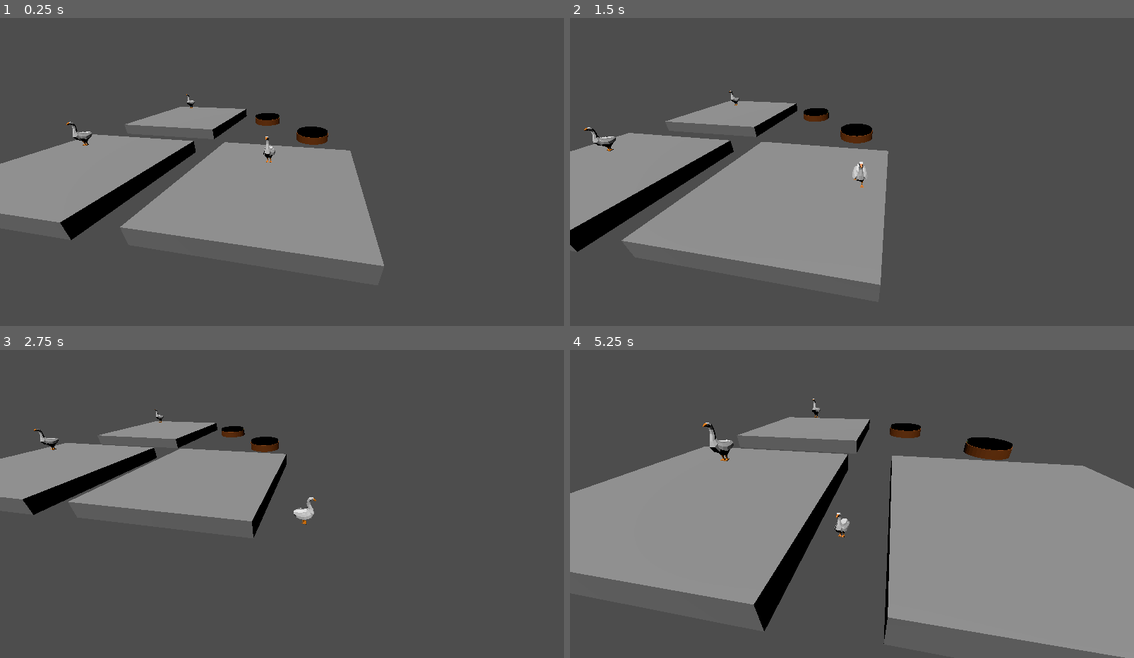
Above: before the commit, frames 1-4 (two rows, left to right).
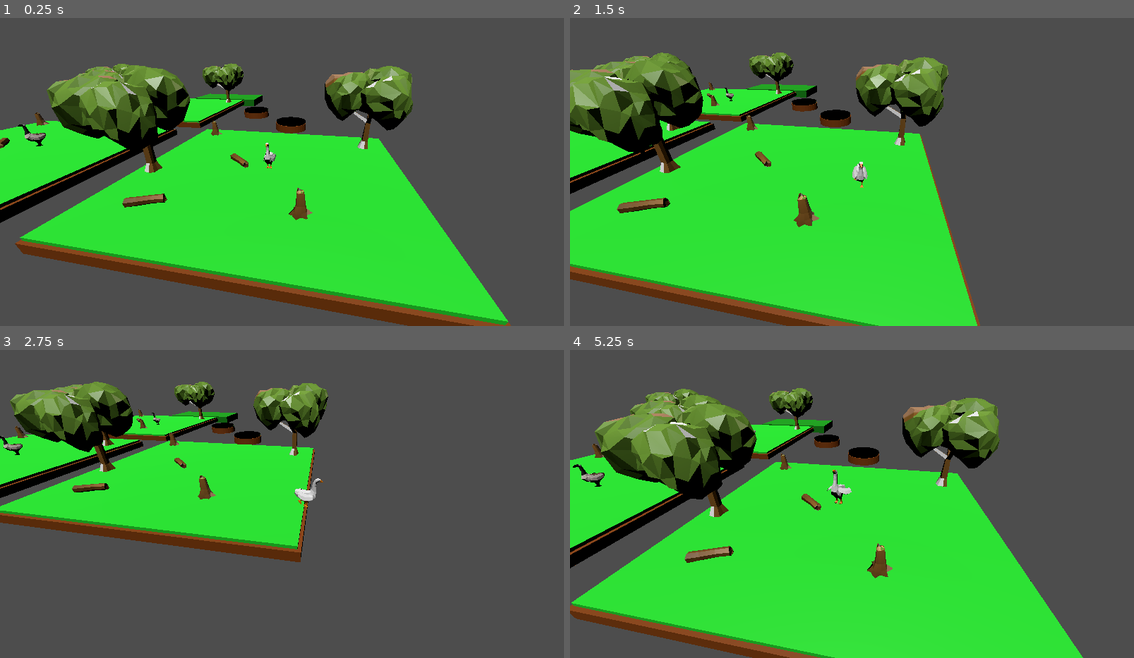
Above: after the commit, the same moments.

Repository: nialdixon8/3DGooseGame
Game: Godot game, scene res://main.tscn
The game is run twice, just before and just after one commit, with the same random seed, the same clock (stepped at 60 frames per second) and the same inputs.
Inputs:
- Up to frame 1 (0.25 s): no input
- Up to frame 2 (1.5 s): tap Enter (ui_accept) at 0.5, 0.77 s; hold Right (ui_right) 0.53-1.28 s; hold Down (ui_down) from 1.28 s (still down)
- Up to frame 3 (2.75 s): tap Enter (ui_accept) at 1.52 s; release Down (ui_down) at 2.03 s; hold Right (ui_right) from 2.03 s (still down)
- Up to frame 4 (5.25 s): release Right (ui_right) at 2.78 s; hold Up (ui_up) 2.78-3.53 s; tap Enter (ui_accept) at 3.02, 3.77, 4.52 s; hold Left (ui_left) 3.53-5.03 s; hold Down (ui_down) from 5.03 s (still down)

The runs differ from the first frame. In frame 1, 49% of the frame differs, in the area x 0-91%, y 14-100%; in frame 2, 51%; in frame 3, 25%; in frame 4, 72%, in the area x 0-100%, y 12-100%.

Commit message:
added enemy and platform models

Diff:
--- a/enemy.gd
+++ b/enemy.gd
@@ -7,28 +7,50 @@
 @onready var player = get_parent().get_node("player").get_node("CharacterBody3D")
 
 @onready var raycast = $RayCast3D
+@onready var raycast2 = $RayCast3D2
+@onready var anim = $enemyGoose/AnimationPlayer
 
 @export var platform:Node3D
 
+
 # Get the gravity from the project settings to be synced with RigidBody nodes.
 var gravity = ProjectSettings.get_setting("physics/3d/default_gravity")
+var direction
 
 func _physics_process(delta):
 	velocity.x = 0
 	velocity.z = 0
+
 	if raycast.is_colliding():
-		player.die()
+		if anim.is_playing():
+			anim.stop()
+		anim.play("neckAttackAction")
+		direction = Vector2(player.global_position.x - global_position.x,player.global_position.z - global_position.z)
+		player.push()
+
+
 	# Add the gravity.
 	if not is_on_floor():
 		velocity.y -= gravity * delta
 	if player.platform == platform:
 		velocity.x = clamp(player.global_position.x - global_position.x, -SPEED, SPEED)
 		velocity.z = clamp(player.global_position.z - global_position.z, -SPEED, SPEED)
-
+		if velocity.x != 0 or velocity.z != 0:
+			if anim.is_playing() and anim.current_animation != "neckAttackAction":
+				anim.play("runAction")
+			if not anim.is_playing():
+				anim.play("runAction")
+		if velocity.x == 0 and velocity.z == 0:
+			if not anim.is_playing():
+				anim.play("idleAction")
 		if Vector2(velocity.z, velocity.x).length() > 0:
 			rotation_direction = Vector2(velocity.z, velocity.x).angle()
 
 		rotation.y = lerp_angle(rotation.y, rotation_direction, delta * 10)
-
+	else:
+		if not anim.is_playing():
+			anim.play("idleAction")
+		velocity.x = 0
+		velocity.z = 0
 
 	move_and_slide()
--- a/enemy.tscn
+++ b/enemy.tscn
@@ -1,7 +1,7 @@
 [gd_scene load_steps=4 format=3 uid="uid://c5l65pcv578or"]
 
 [ext_resource type="Script" path="res://enemy.gd" id="1_lq7jy"]
-[ext_resource type="PackedScene" uid="uid://2d38ytxly0t1" path="res://assets/goose2.glb" id="2_yhmih"]
+[ext_resource type="PackedScene" uid="uid://cbam0foeqt8s5" path="res://assets/enemyGoose.glb" id="2_ey2vi"]
 
 [sub_resource type="CapsuleShape3D" id="CapsuleShape3D_pwrdg"]
 
@@ -14,5 +14,18 @@
 [node name="RayCast3D" type="RayCast3D" parent="."]
 target_position = Vector3(0, 0, 1)
 
-[node name="goose2" parent="." instance=ExtResource("2_yhmih")]
-transform = Transform3D(1.19249e-08, 0, -1, 0, 1, 0, 1, 0, 1.19249e-08, 0, 0, 0)
+[node name="RayCast3D2" type="RayCast3D" parent="."]
+target_position = Vector3(0, 0, 2)
+
+[node name="enemyGoose" parent="." instance=ExtResource("2_ey2vi")]
+transform = Transform3D(1.19249e-08, 0, -1, 0, 1, 0, 1, 0, 1.19249e-08, 0, -0.95471, 0)
+
+[node name="Skeleton3D" parent="enemyGoose/феодосий" index="0"]
+bones/2/rotation = Quaternion(-1.60053e-07, -7.34085e-08, 0.298484, 0.954415)
+bones/9/position = Vector3(-0.00777624, 0.238793, 0.198659)
+bones/9/rotation = Quaternion(-0.639988, 0.101309, 0.752241, -0.119522)
+bones/10/position = Vector3(-0.00777598, 0.238793, -0.201341)
+bones/10/rotation = Quaternion(-0.633765, -0.134871, 0.757491, 0.0797426)
+bones/14/rotation = Quaternion(0.719362, 0.694552, -0.00748462, -0.0077048)
+
+[editable path="enemyGoose"]
--- /dev/null
+++ b/goal.tscn
@@ -0,0 +1,21 @@
+[gd_scene load_steps=4 format=3 uid="uid://d13mxrwk4mls3"]
+
+[sub_resource type="BoxShape3D" id="BoxShape3D_y018k"]
+size = Vector3(10, 1, 5)
+
+[sub_resource type="StandardMaterial3D" id="StandardMaterial3D_7uida"]
+albedo_color = Color(0, 0.54902, 0, 1)
+
+[sub_resource type="BoxMesh" id="BoxMesh_kkfob"]
+material = SubResource("StandardMaterial3D_7uida")
+size = Vector3(10, 1, 5)
+
+[node name="goal" type="Node3D"]
+
+[node name="StaticBody3D" type="StaticBody3D" parent="."]
+
+[node name="CollisionShape3D" type="CollisionShape3D" parent="StaticBody3D"]
+shape = SubResource("BoxShape3D_y018k")
+
+[node name="MeshInstance3D" type="MeshInstance3D" parent="StaticBody3D"]
+mesh = SubResource("BoxMesh_kkfob")
--- a/main.tscn
+++ b/main.tscn
@@ -6,6 +6,7 @@
 [ext_resource type="Script" path="res://cameraNode.gd" id="4_rukaf"]
 [ext_resource type="PackedScene" uid="uid://c5l65pcv578or" path="res://enemy.tscn" id="5_6god5"]
 [ext_resource type="PackedScene" uid="uid://541q511nk721" path="res://falling_platform.tscn" id="6_1yd4w"]
+[ext_resource type="PackedScene" uid="uid://d13mxrwk4mls3" path="res://goal.tscn" id="7_touhi"]
 
 [node name="Node3D" type="Node3D"]
 script = ExtResource("1_drvey")
@@ -16,6 +17,7 @@
 [node name="platform" parent="." instance=ExtResource("2_34nc2")]
 
 [node name="player" parent="." instance=ExtResource("1_hf7sd")]
+transform = Transform3D(1, 0, 0, 0, 1, 0, 0, 0, 1, 0, 1, 0)
 
 [node name="cameraNode" type="Node3D" parent="."]
 transform = Transform3D(0.98085, -0.0558571, 0.186584, 0, 0.957993, 0.286792, -0.194765, -0.2813, 0.939647, 3.17835, 3.9898, 6.45874)
@@ -25,21 +27,24 @@
 transform = Transform3D(1, 7.45058e-09, -1.49012e-08, 0, 1, -2.98023e-08, 0, 0, 1, 0, 0, 0)
 
 [node name="platform2" parent="." instance=ExtResource("2_34nc2")]
-transform = Transform3D(1, 0, 0, 0, 1, 0, 0, 0, 1, -12.6658, 0, 0.210938)
+transform = Transform3D(1, 0, 0, 0, 1, 0, 0, 0, 1, -17.6658, 0, 0.210938)
 
 [node name="platform3" parent="." instance=ExtResource("2_34nc2")]
-transform = Transform3D(1, 0, 0, 0, 1, 0, 0, 0, 1, -12.6658, 0, -13.1417)
+transform = Transform3D(1, 0, 0, 0, 1, 0, 0, 0, 1, -16.6533, 0, -15.3543)
 
 [node name="enemy" parent="." node_paths=PackedStringArray("platform") instance=ExtResource("5_6god5")]
-transform = Transform3D(1, 0, 0, 0, 1, 0, 0, 0, 1, -12, 2, 0)
+transform = Transform3D(1, 0, 0, 0, 1, 0, 0, 0, 1, -15.9075, 2, 0)
 platform = NodePath("../platform2")
 
 [node name="enemy2" parent="." node_paths=PackedStringArray("platform") instance=ExtResource("5_6god5")]
-transform = Transform3D(1, 0, 0, 0, 1, 0, 0, 0, 1, -12, 2, -12)
+transform = Transform3D(1, 0, 0, 0, 1, 0, 0, 0, 1, -13.924, 2, -13.7177)
 platform = NodePath("../platform3")
 
 [node name="fallingPlatform" parent="." instance=ExtResource("6_1yd4w")]
-transform = Transform3D(1, 0, 0, 0, 1, 0, 0, 0, 1, 1.98355, 0, -9.38106)
+transform = Transform3D(1, 0, 0, 0, 1, 0, 0, 0, 1, -0.250754, 0, -10.3906)
 
 [node name="fallingPlatform2" parent="." instance=ExtResource("6_1yd4w")]
-transform = Transform3D(1, 0, 0, 0, 1, 0, 0, 0, 1, -3.7445, 0, -14.7143)
+transform = Transform3D(1, 0, 0, 0, 1, 0, 0, 0, 1, -5.26538, 0, -15.1649)
+
+[node name="goal" parent="." instance=ExtResource("7_touhi")]
+transform = Transform3D(1, 0, 0, 0, 1, 0, 0, 0, 1, -12.6897, 0, -24.5673)
--- a/platform.tscn
+++ b/platform.tscn
@@ -1,17 +1,15 @@
 [gd_scene load_steps=3 format=3 uid="uid://yorer1ymbdyw"]
 
-[sub_resource type="BoxMesh" id="BoxMesh_q8om1"]
-size = Vector3(10, 1, 10)
+[ext_resource type="PackedScene" uid="uid://cqpkfrle5uu4c" path="res://assets/battleArena.glb" id="1_ba8u6"]
 
 [sub_resource type="BoxShape3D" id="BoxShape3D_w0rbn"]
-size = Vector3(10, 1, 10)
+size = Vector3(14.6289, 1, 13.2879)
 
 [node name="platform" type="Node3D"]
 
 [node name="StaticBody3D" type="StaticBody3D" parent="."]
 
-[node name="MeshInstance3D" type="MeshInstance3D" parent="StaticBody3D"]
-mesh = SubResource("BoxMesh_q8om1")
-
 [node name="CollisionShape3D" type="CollisionShape3D" parent="StaticBody3D"]
 shape = SubResource("BoxShape3D_w0rbn")
+
+[node name="battleArena" parent="StaticBody3D" instance=ExtResource("1_ba8u6")]
--- a/player.gd
+++ b/player.gd
@@ -33,7 +33,6 @@
 		die()
 	var input_dir = Input.get_vector("ui_left", "ui_right", "ui_up", "ui_down")
 	var direction = (transform.basis * Vector3(input_dir.x, 0, input_dir.y)).normalized()
-
 	if Input.is_action_pressed("ui_left"):
 		if velocity.y == 0:
 			anim.play("runAction")
@@ -61,3 +60,6 @@
 
 func die():
 	position = Vector3(0,1,0)
+
+func push():
+	pass
--- a/player.tscn
+++ b/player.tscn
@@ -17,4 +17,4 @@
 target_position = Vector3(0, -2, 0)
 
 [node name="goose2" parent="CharacterBody3D" instance=ExtResource("2_1rg53")]
-transform = Transform3D(1.19249e-08, 0, -1, 0, 1, 0, 1, 0, 1.19249e-08, 0, 0, 0)
+transform = Transform3D(1.19249e-08, 0, -1, 0, 1, 0, 1, 0, 1.19249e-08, 0, -1, 0)
Binary file added: assets/battleArena.glb
Not shown, added: assets/battleArena.glb.import
Binary file added: assets/battleArena_texture_gradient.png
Not shown, added: assets/battleArena_texture_gradient.png.import
Binary file added: assets/enemyGoose.glb
Not shown, added: assets/enemyGoose.glb.import
Binary file changed: assets/goose2.glb
Not shown: 1 places in main.tscn that only renumber resources
